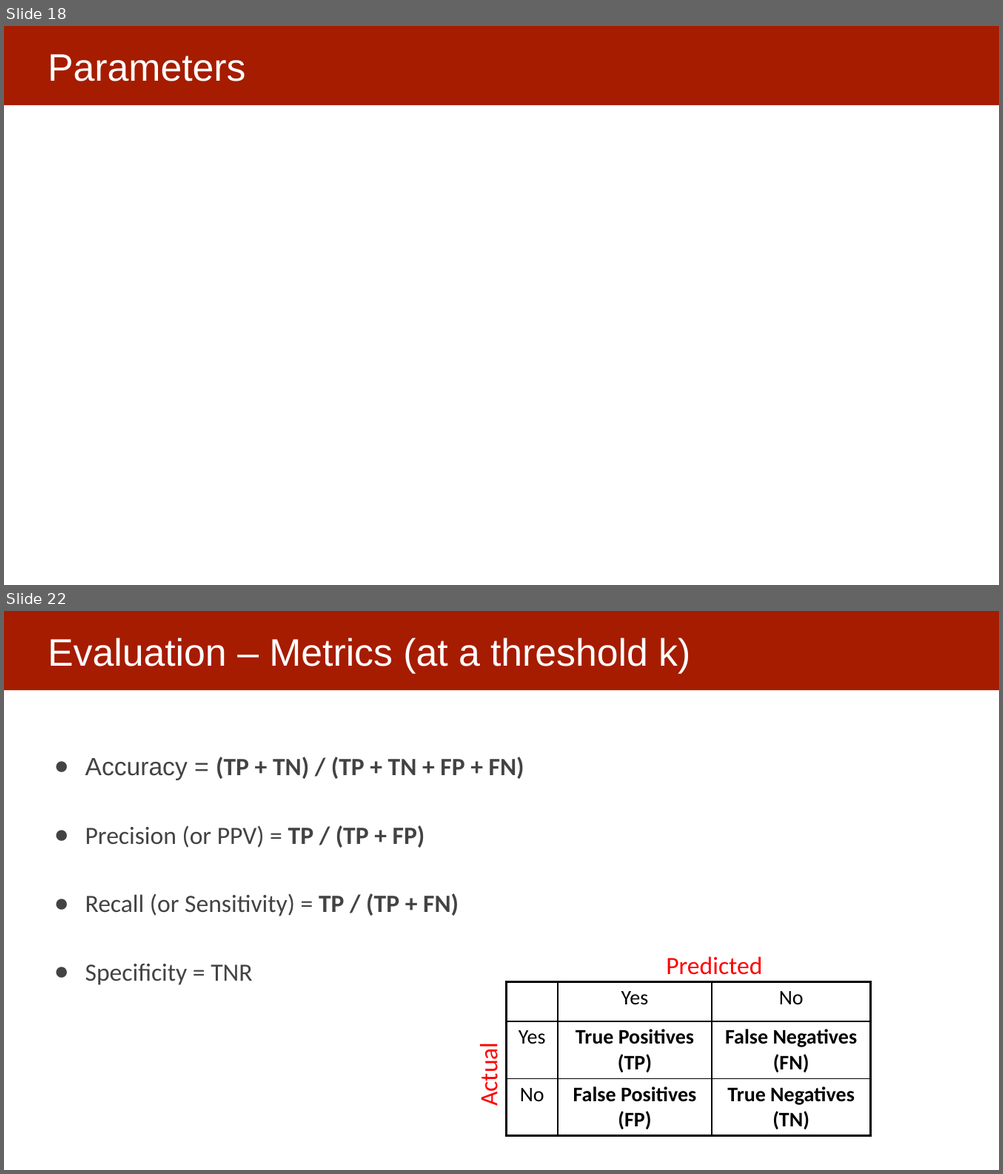
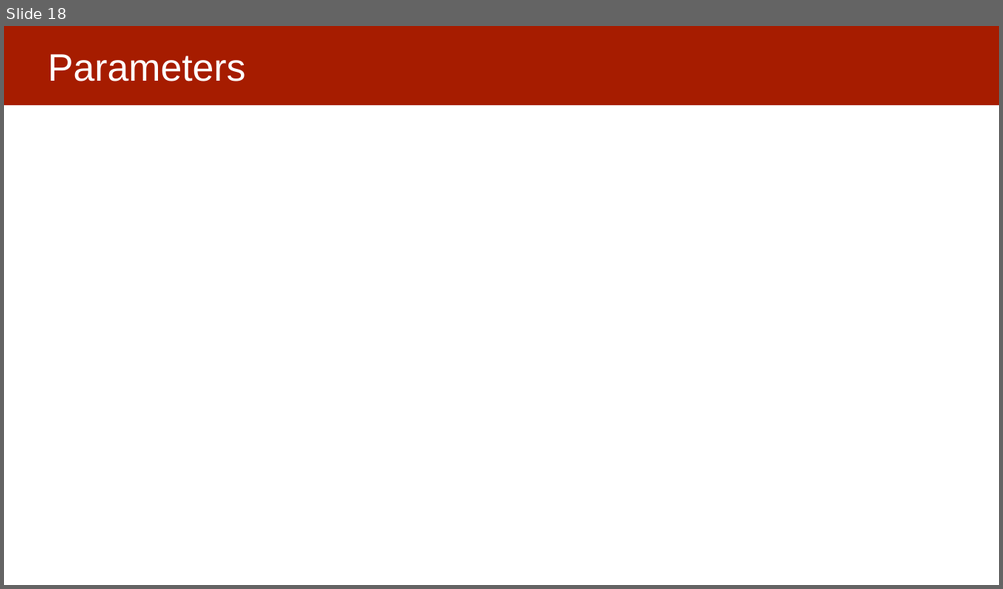
Before and after one commit to dssg/MLinPractice, a slide deck: Lectures/Lecture5-ModelSelection.pptx. Shown one above the other, each under a label of ours: slides 18 and 22 before the commit, slide 18 after it; the slides between them are not shown. The pictures are 1003x1174 and 1003x589 pixels, drawn with LibreOffice and Linux fonts; fonts in the diff are those of the drawing. Boxes give left, top, right and bottom in pixels: in the first picture for what was removed or moved away, otherwise in the second. Text is boxed around its words. In the diff, an @@ line names an element or a change of style, - is before the commit and + after.

```diff
--- a/Lectures/Lecture5-ModelSelection.pptx
+++ b/Lectures/Lecture5-ModelSelection.pptx
@@ slide 22 removed at [4,611,999,1170], background #FFFFFF; not listed: 1 template element that a slide beside it also shows @@
@@ title removed at [48,638,690,674] @@
-Evaluation – Metrics (at a threshold k)
@@ text removed at [85,757,524,985] @@
-● Accuracy = (TP + TN) / (TP + TN + FP + FN)
-● Precision (or PPV) = TP / (TP + FP)
-● Recall (or Sensitivity) = TP / (TP + FN)
-● Specificity = TNR
@@ text removed at [666,957,762,975] @@
-Predicted
@@ table removed at [506,982,871,1133], 3 rows, 3 columns @@
- | Yes | No
-Yes | True Positives (TP) | False Negatives (FN)
-No | False Positives (FP) | True Negatives (TN)
@@ text removed at [473,1050,504,1105] @@
-Actual
```
Also in this commit, not shown: 3 slides changed, 10 slides added, 10 other slides removed, 3 other files.
